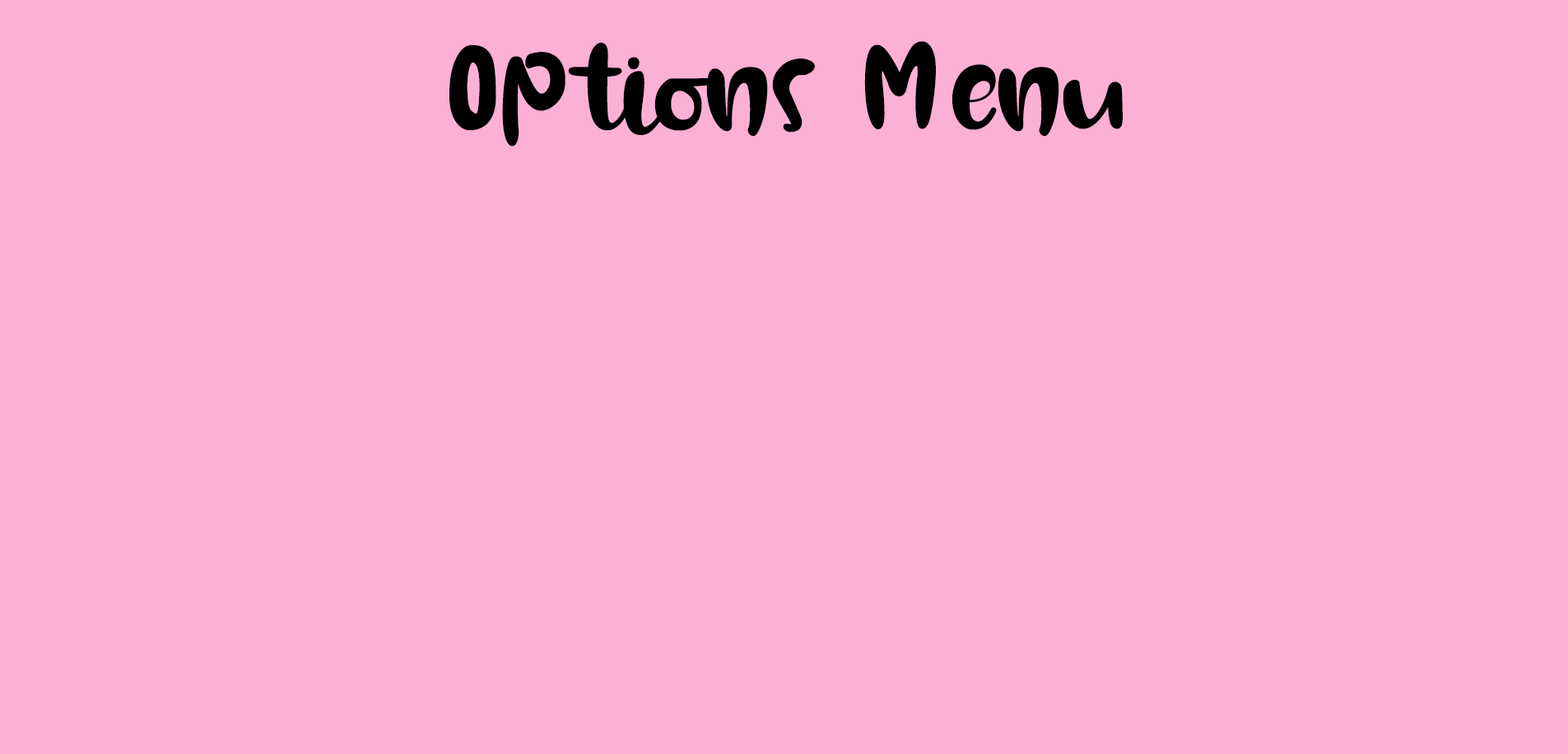
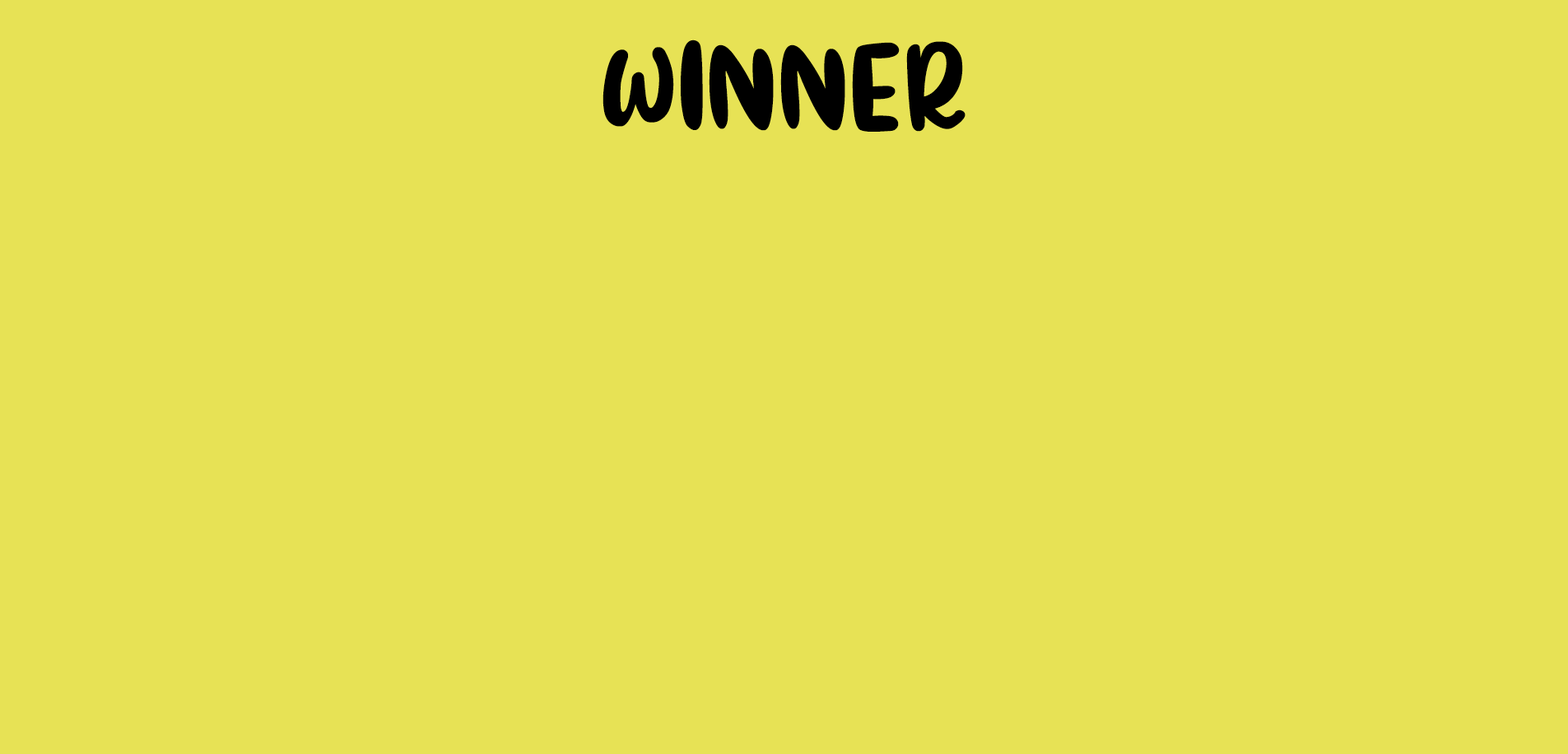
Revision of a layered 1568px x 754px image; what changed, layer by layer:
added group "Winner" with 2 layers above "Game Over" over [0, 0, 1568, 754]
added layer "Init" (1st of 9, in "Winner") in group "Winner" over [602, 39, 966, 132]
added layer "FONDO Init" (1st of 9, in "Winner") in group "Winner" over [0, 0, 1568, 754]
hid group "Options Menu" (2 layers) over [0, 0, 1568, 754]
